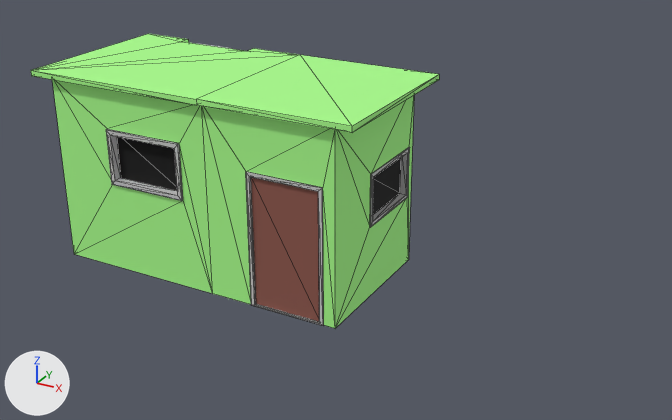
Renders of the FBX model Assets/Content/Models/Shack 3x1.FBX from each side of a commit.
Camera for both pictures: a 50 mm camera at (2.97, -3.64, 2.21) aimed at (0.97, 0.01, 0.39). Arrows for +X, +Y and +Z are at lower left; the lights stay in place. Mesh edges are drawn as thin lines on the coarser meshes. Where no turn or scale is listed for an object, it has been applied to the vertices.

In view in the first picture: 'Shack 2x1'.
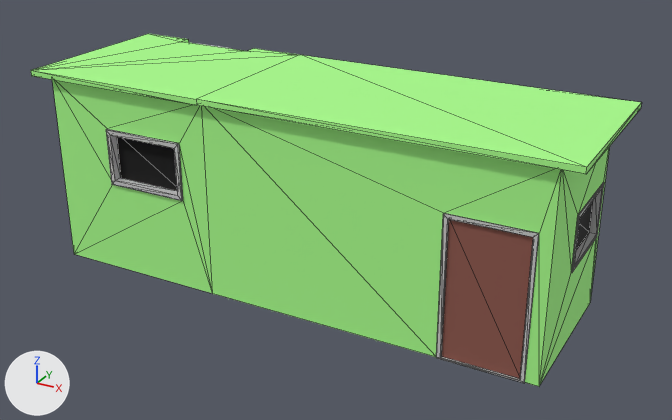
What differs and where, as boxes (x1, y1, x2, y2) in the pictures (672 x 420 px; the box of a moved part takes in the faces that stretch with it):
'Shack 2x1', reshaped, moved (50% wider, 20% taller)
    before: (31, 34, 439, 328)
    after: (31, 34, 642, 386)
part 1 of me_mesh, moved or reshaped
    both: (31, 34, 299, 294)
part 2 of me_mesh, moved or reshaped
    before: (199, 55, 439, 328)
    after: (199, 55, 642, 386)

Diff of the bpy script that builds the scene:
```diff
--- a/Assets/Content/Models/Shack 3x1.FBX.py
+++ b/Assets/Content/Models/Shack 3x1.FBX.py
@@ me_mesh @@
 me_mesh.from_pydata(...)  # 112 vertices, 220 faces; spans x -1.0..0.79, y -0.44..0.47, z 0.0..1.0
 # used by ob_shack_2x1; location = (0.5, 0.0, 0.0)
+# me_mesh part 1: all 64 vertices in x -1.0..0.1, y -0.44..0.47, z 0.0..1.0 are moved by (-0.5, 0.0, 0.0)
+# me_mesh part 2: all 48 vertices in x 0.23..0.79, y -0.44..0.47, z 0.0..1.0 are moved by (0.46, 0.0, 0.0)
 me_mesh.materials.append(mat_walls)
@@ ob_shack_2x1 @@
 ob_shack_2x1 = bpy.data.objects.new('Shack 2x1', me_mesh)
-ob_shack_2x1.location = (0.5, 0.0, 0.0)
+ob_shack_2x1.location = (1.0, 0.0, 0.0)
```
